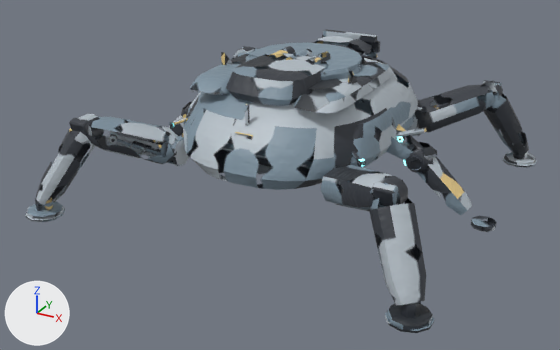
The FBX model unity/RogueCommandAssetAuthoring/Assets/RogueCommandExpansionSample/Models/ArachnidHexapod_Atlas.fbx: old version first, new version second.
Rendered twice from a camera (50 mm lens) standing at (4.3, -8.36, 4.27) and looking at (-0.06, -0.44, 0.31). Arrows for +X, +Y and +Z are at lower left; the lights stay in place. The first picture is the older version. Vertices at exactly the same position are counted once.

Objects in the first picture: 'ArachnidHexapod_UnifiedMesh'.
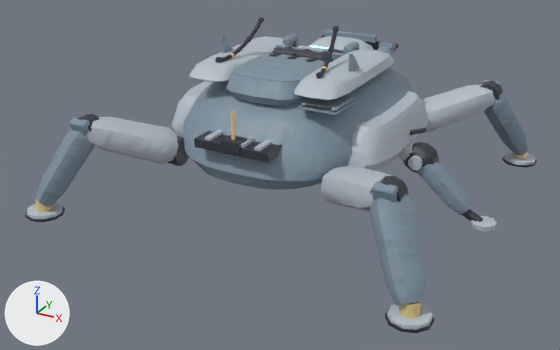
Location of each change, (x1, y1, x2, y2) in pixels of the pictures (560 x 350 px):
'ArachnidHexapod_UnifiedMesh', reshaped
    before: (25, 29, 537, 333)
    after: (25, 17, 537, 333)
part 1 of me_arachnidhexapod_unifiedmesh_data_001, added
    after: (194, 131, 282, 163)
part 2 of me_arachnidhexapod_unifiedmesh_data_001, added
    after: (220, 135, 247, 154)
part 3 of me_arachnidhexapod_unifiedmesh_data_001, added
    after: (205, 130, 223, 141)
part 4 of me_arachnidhexapod_unifiedmesh_data_001, added
    after: (240, 137, 255, 148)
part 5 of me_arachnidhexapod_unifiedmesh_data_001, added
    after: (254, 139, 272, 151)
part 6 of me_arachnidhexapod_unifiedmesh_data_001, added
    after: (231, 111, 236, 140)
part 7 of me_arachnidhexapod_unifiedmesh_data_001, rebuilt
    before: (190, 50, 255, 95)
    after: (189, 36, 285, 83)
part 8 of me_arachnidhexapod_unifiedmesh_data_001, rebuilt
    before: (294, 61, 394, 114)
    after: (294, 49, 395, 101)
part 9 of me_arachnidhexapod_unifiedmesh_data_001, deleted (mostly hidden)
    before: (169, 44, 427, 167)
part 10 of me_arachnidhexapod_unifiedmesh_data_001, built on
    before: (186, 43, 497, 189)
    after: (172, 17, 428, 171)
part 11 of me_arachnidhexapod_unifiedmesh_data_001, added
    after: (462, 209, 483, 222)

The edits, one by one:
me_arachnidhexapod_unifiedmesh_data_001 is used by ob_arachnidhexapod_unifiedmesh; location (0.0, 0.0, 0.0).
me_arachnidhexapod_unifiedmesh_data_001 had 11231 vertices, 9670 faces and spanned x -2.59..2.59, y -2.49..2.49, z 0.0..1.84.
me_arachnidhexapod_unifiedmesh_data_001 now has 6730 vertices, 12728 faces and spans x -2.59..2.59, y -2.49..2.49, z 0.0..2.22.
me_arachnidhexapod_unifiedmesh_data_001 part 1: a new loose piece, a box spanning x -0.48..0.48, y -1.67..-1.33, z 1.04..1.14, in mat_arachnidhexapod_material_atlas.
me_arachnidhexapod_unifiedmesh_data_001 part 2: a new loose piece, a box spanning x -0.11..0.11, y -1.71..-1.51, z 1.08..1.2, in mat_arachnidhexapod_material_atlas.
me_arachnidhexapod_unifiedmesh_data_001 part 3: a new loose piece, a box spanning x -0.357..-0.283, y -1.645..-1.355, z 1.127..1.172, in mat_arachnidhexapod_material_atlas.
me_arachnidhexapod_unifiedmesh_data_001 part 4: a new loose piece, a box spanning x 0.072..0.148, y -1.645..-1.355, z 1.127..1.172, in mat_arachnidhexapod_material_atlas.
me_arachnidhexapod_unifiedmesh_data_001 part 5: a new loose piece, a box spanning x 0.283..0.358, y -1.645..-1.355, z 1.127..1.172, in mat_arachnidhexapod_material_atlas.
me_arachnidhexapod_unifiedmesh_data_001 part 6: a new loose piece, a box spanning x -0.017..0.017, y -1.627..-1.592, z 1.179..1.519, in mat_arachnidhexapod_material_atlas.
me_arachnidhexapod_unifiedmesh_data_001 part 7: the loose piece of 64 vertices spanning x -1.01..-0.39, y -1.15..0.82, z 1.45..1.64 is rebuilt with 64 vertices and now spans x -1.01..-0.39, y -1.15..0.82, z 1.61..1.79.
me_arachnidhexapod_unifiedmesh_data_001 part 8: the loose piece of 64 vertices spanning x 0.39..1.01, y -1.15..0.82, z 1.45..1.64 is rebuilt with 64 vertices and now spans x 0.39..1.01, y -1.15..0.82, z 1.61..1.79.
me_arachnidhexapod_unifiedmesh_data_001 part 9: 132 loose pieces with 6207 vertices, spanning x -1.4..1.73, y -1.67..1.67, z 0.83..1.8, are deleted.
me_arachnidhexapod_unifiedmesh_data_001 part 10: 2 vertices moved within x -0.85..0.85, y 0.99, z 0.64; 324 vertices removed from x -1.32..2.24, y -1.0..2.01, z 0.56..1.73; 1878 vertices added at x -1.5..2.19, y -1.64..2.06, z 0.54..2.22.
me_arachnidhexapod_unifiedmesh_data_001 part 11: 48 vertices added at x 2.16..2.44, y -0.05..0.05, z 0.01..0.2.
Other edits to the shape of me_arachnidhexapod_unifiedmesh_data_001 do not show in these pictures.
